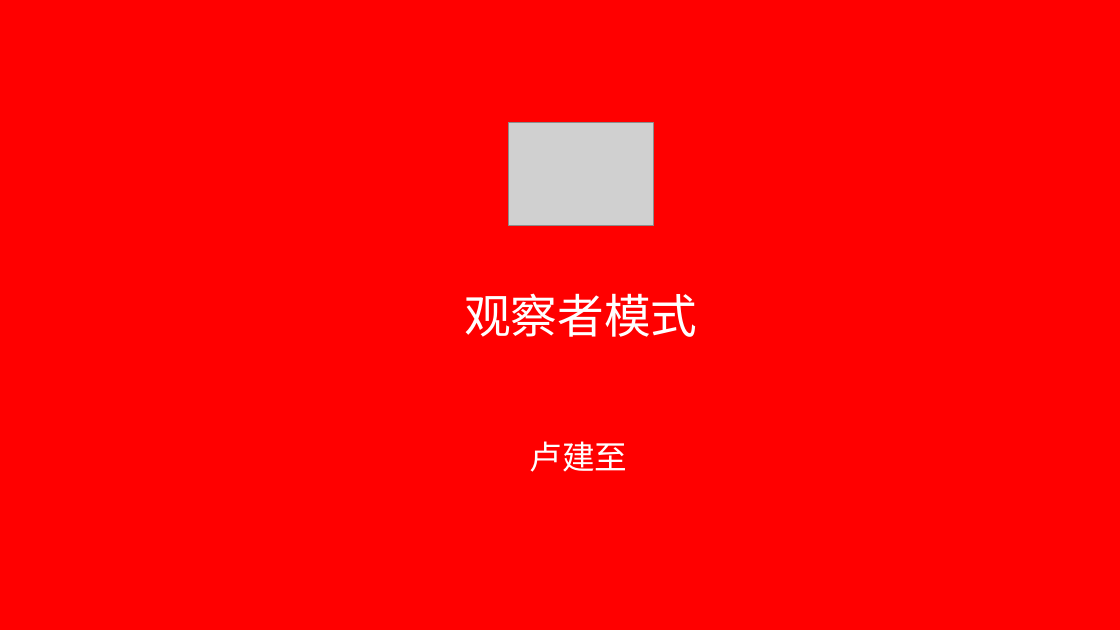
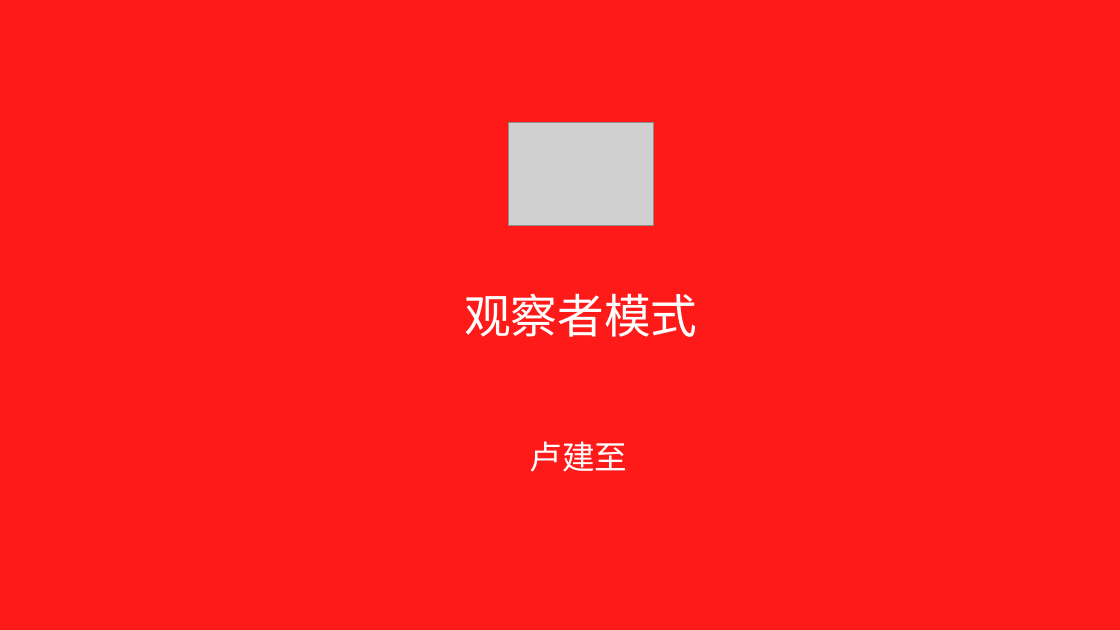
Before and after one commit to lujianzhi/DesignPatterns, a slide deck: slide 1 of ppt/设计模式_观察者模式_卢建至.pptx. Drawn at 1120x630 pixels with LibreOffice and Linux fonts; fonts in the diff are those of the drawing; grey boxes stand for pictures. Boxes give left, top, right and bottom in pixels: in the first picture for what was removed or moved away, otherwise in the second. Text is boxed around its words. In the diff, an @@ line names an element or a change of style, - is before the commit and + after.

```diff
--- a/ppt/设计模式_观察者模式_卢建至.pptx
+++ b/ppt/设计模式_观察者模式_卢建至.pptx
@@ background #FF0000 to #FF1A1A @@
```
Also in this commit, not shown: 4 other slides changed, 6 slides added, 2 other files.
